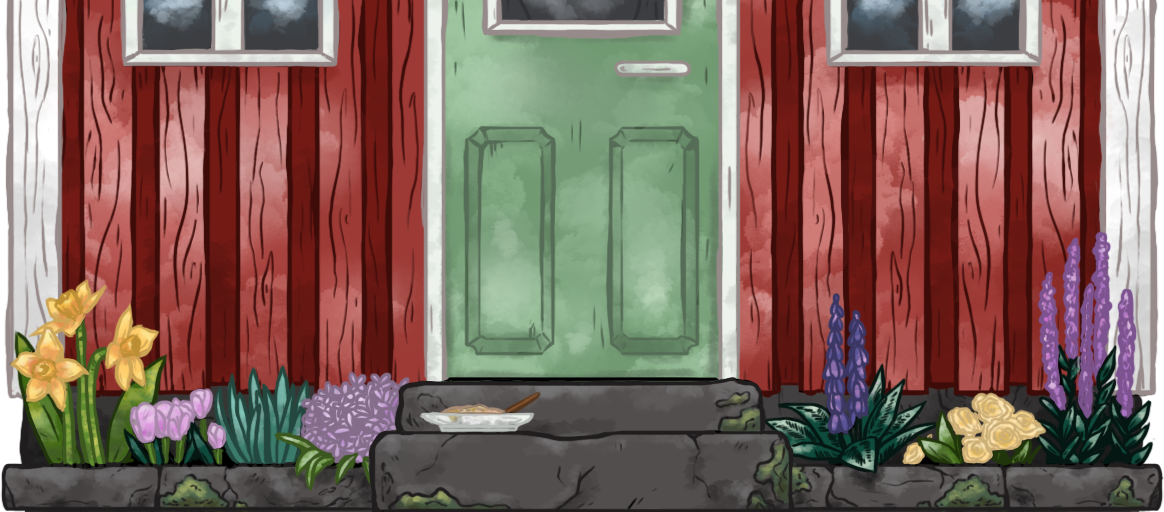
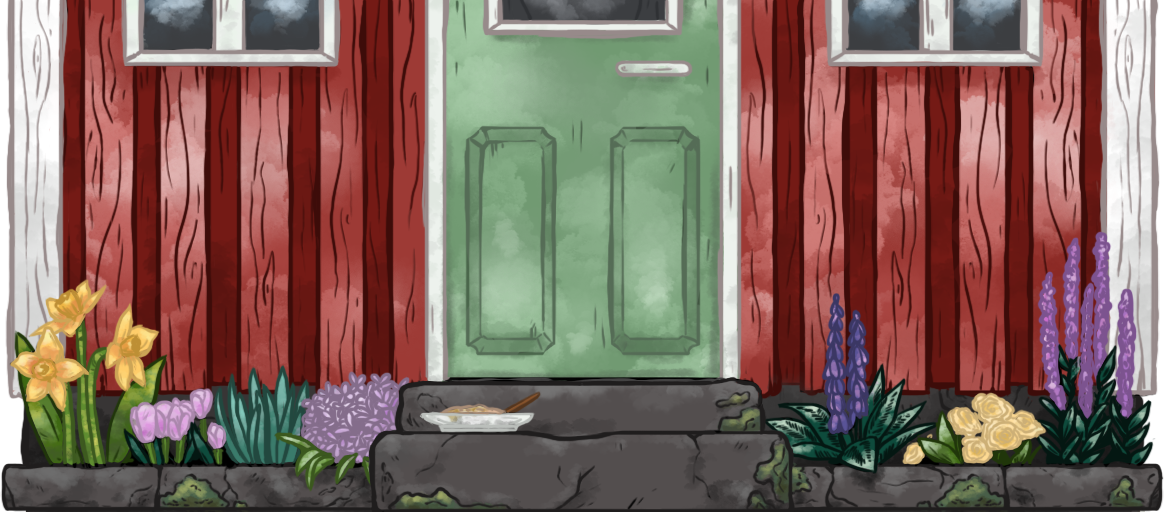
Before/after of a (1164, 512) layered artwork. What changed in the layer stack:
painted on "house" over [4, 0, 1160, 512]
